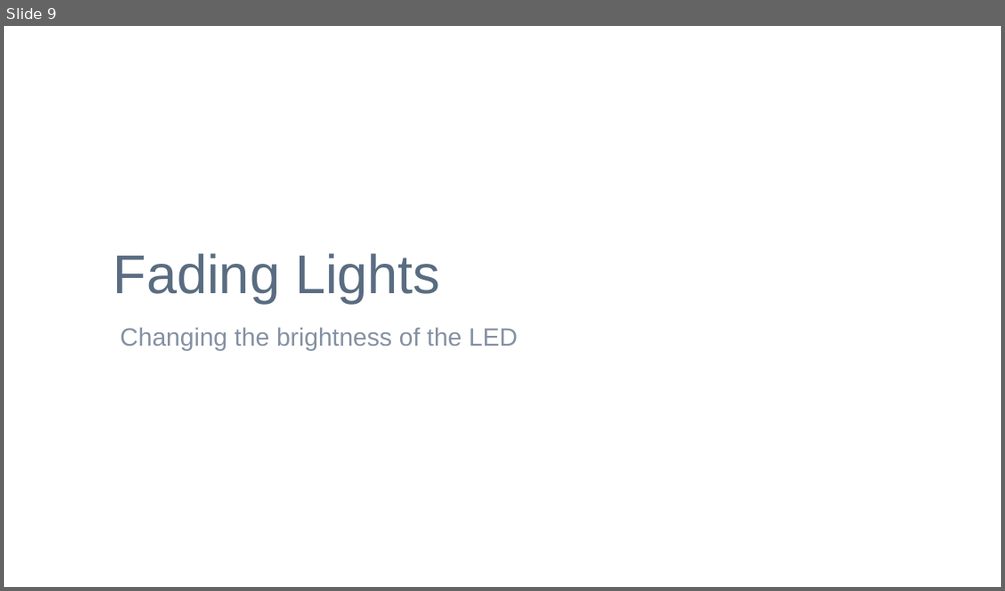
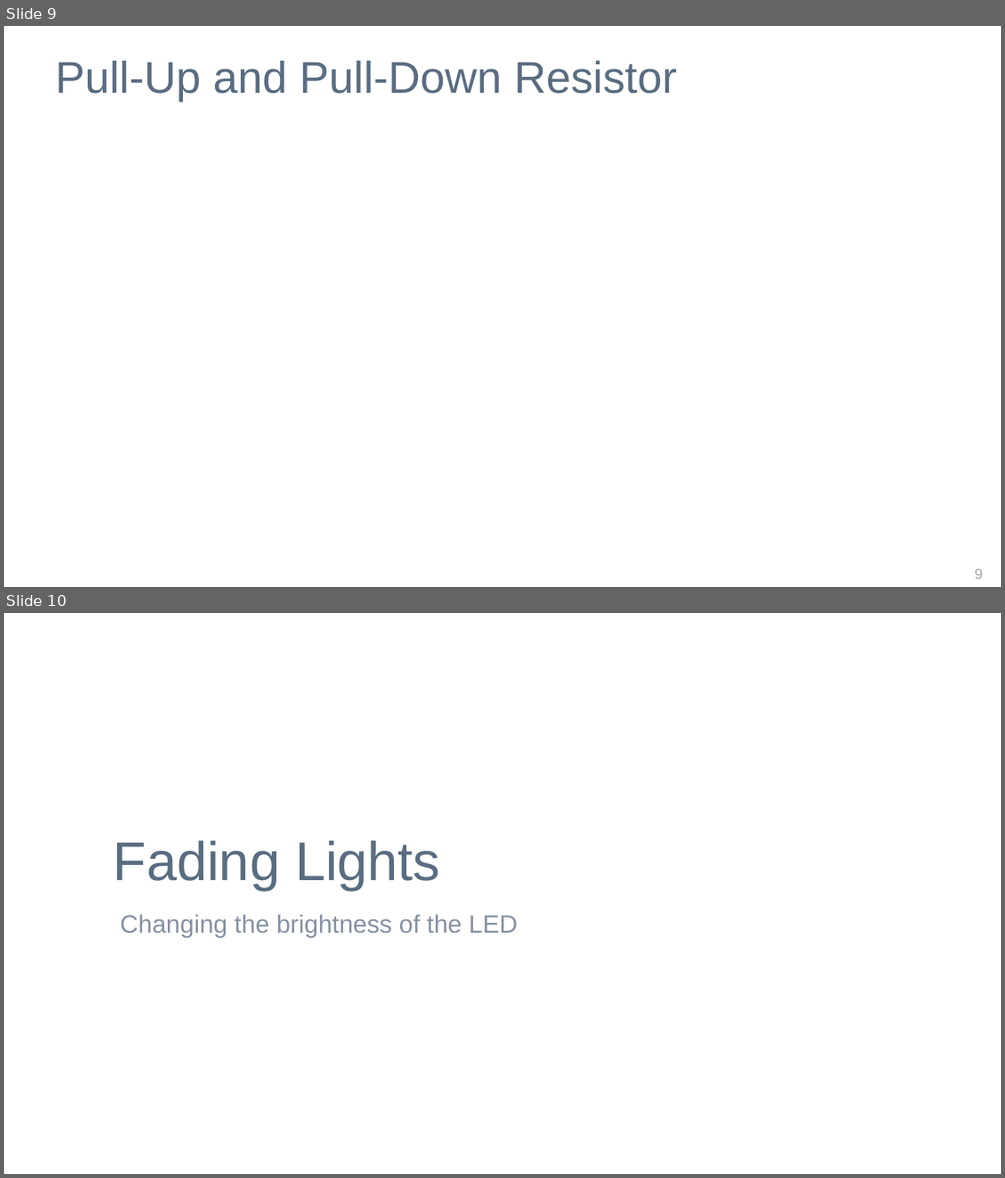
Before and after one commit to outofjungle/YahooOpenHack2013, a slide deck: y-hack-Sunnyvale-2013-workshop.pptx. Shown one above the other, each under a label of ours: slide 9 before the commit, slides 9 and 10 after it. The pictures are 1005x591 and 1005x1178 pixels, drawn with LibreOffice and Linux fonts; fonts in the diff are those of the drawing; background and template pictures are left out. Boxes give left, top, right and bottom in pixels: in the first picture for what was removed or moved away, otherwise in the second. Text is boxed around its words. In the diff, an @@ line names an element or a change of style, - is before the commit and + after.

Commit message:
updated slides for LED wiring and pull-ups

```diff
--- a/y-hack-Sunnyvale-2013-workshop.pptx
+++ b/y-hack-Sunnyvale-2013-workshop.pptx
@@ slide 9 added at (4, 26, 1001, 587), background picture (left out) @@
@@ title added at (56, 61, 677, 102), 51.3 pt, text #596C81 @@
+Pull-Up and Pull-Down Resistor
@@ page number added at (974, 568, 982, 579), 17 pt, text #A6A6A6 @@
+9
@@ what was slide 9 is now slide 10 @@
```
Also in this commit, not shown: 1 slide changed.
